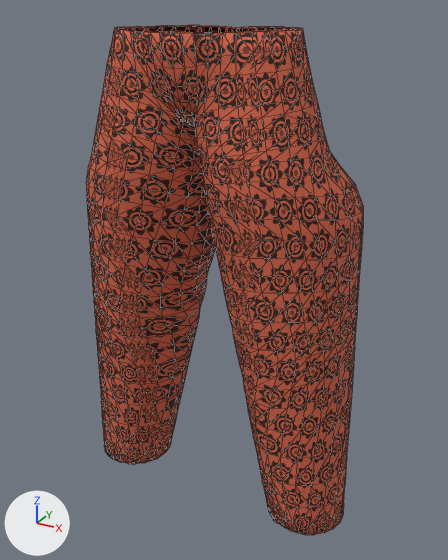
The glTF model client/public/assets/characters/prototype/parts/bottom_ankarapants_male.glb as it was, and as the next commit left it.
The view is the same before and after, from a 50 mm lens placed at (0.522, -0.928, 1.016), pointed at (0.011, 0.0, 0.552). The lights are fixed; the arrows at lower left show +X, +Y and +Z. The first picture is the older version. Mesh edges are drawn as thin lines.

The scene before the commit, as lines of its bpy script (objects in view):
```python
me_awd_w_bottom_ankarapants_l0 = bpy.data.meshes.new('AWD_W_bottom_ankarapants_l0')
me_awd_w_bottom_ankarapants_l0.from_pydata(...)  # 1417 vertices, 2748 faces; spans x -0.279..0.279, y -0.142..0.126, z 0.103..0.987
me_awd_w_bottom_ankarapants_l0.materials.append(mat_awd_fabric_ankara_ankarapants)
ob_awd_w_bottom_ankarapants_l0 = bpy.data.objects.new('AWD_W_bottom_ankarapants_l0', me_awd_w_bottom_ankarapants_l0)
ob_awd_w_bottom_ankarapants_l0.location = (0.0, 0.0, 0.0)
```
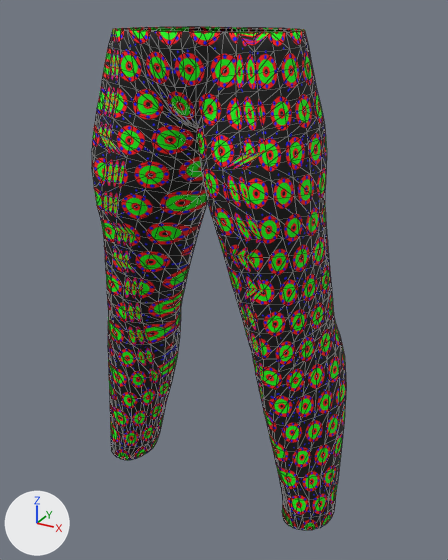
Changed parts and their boxes [x1, y1, x2, y2] in the pictures (448 x 560 px; the box of a moved part takes in the faces that stretch with it):
'AWD_W_bottom_ankarapants_l0', reshaped (8% narrower): before [86, 25, 363, 535]; after [92, 27, 346, 530]
part 1 of me_awd_w_bottom_ankarapants_l0, moved or reshaped: before [89, 26, 336, 535]; after [92, 27, 328, 530]
part 2 of me_awd_w_bottom_ankarapants_l0, surface changed: before [86, 25, 363, 535]; after [92, 27, 346, 530]
part 3 of me_awd_w_bottom_ankarapants_l0, recoloured: before [86, 25, 363, 535]; after [92, 27, 346, 530]

Edits to the bpy script that builds the scene:
```text
Add img_awd_ankara_mask:
    img_awd_ankara_mask = load_image('awd_ankara_mask', '_unpacked/awd_ankara_mask', 512, 512, 'sRGB')
Add mat_awd_ankara_ankarapants:
    mat_awd_ankara_ankarapants = principled_material('AWD_Ankara_ankarapants')
    mat_awd_ankara_ankarapants.texture = img_awd_ankara_mask
    mat_awd_ankara_ankarapants.roughness = 0.8
Change me_awd_w_bottom_ankarapants_l0:
    used by ob_awd_w_bottom_ankarapants_l0; location = (0.0, 0.0, 0.0)
    remove me_awd_w_bottom_ankarapants_l0.from_pydata(...)  # 1417 vertices, 2748 faces; spans x -0.279..0.279, y -0.142..0.126, z 0.103..0.987
    add me_awd_w_bottom_ankarapants_l0.from_pydata(...)  # 1417 vertices, 2748 faces; spans x -0.261..0.261, y -0.147..0.102, z 0.107..0.986
    me_awd_w_bottom_ankarapants_l0 part 1: 1407 of 1417 vertices moved; they spanned x -0.279..0.279, y -0.142..0.126, z 0.103..0.987 and now span x -0.261..0.261, y -0.147..0.102, z 0.107..0.986; mean shift (0.0, -0.003, 0.0); largest move (-0.244, 0.056, 0.715) -> (-0.185, 0.026, 0.716)
    me_awd_w_bottom_ankarapants_l0 part 2: 2123 kept faces spanning x -0.261..0.261, y -0.147..0.1, z 0.107..0.986 get new texture (UV) coordinates
    me_awd_w_bottom_ankarapants_l0 part 3: 2712 faces spanning x -0.261..0.261, y -0.147..0.102, z 0.107..0.986 switch from mat_awd_fabric_ankara_ankarapants to mat_awd_ankara_ankarapants (picture img_awd_ankara_mask)
```
